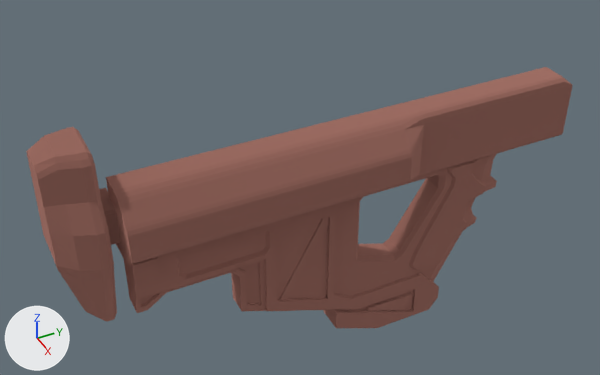
An edit to the Blender file projects/futuristicGUN/futuristicGUN.blend, drawn before and after from the same camera.
Before and after are seen from a 50 mm camera at (4.55, -5.3, 3.42) aimed at (-0.16, -2.96, -0.14). Lighting does not change. The marker at lower left points along +X, +Y and +Z.
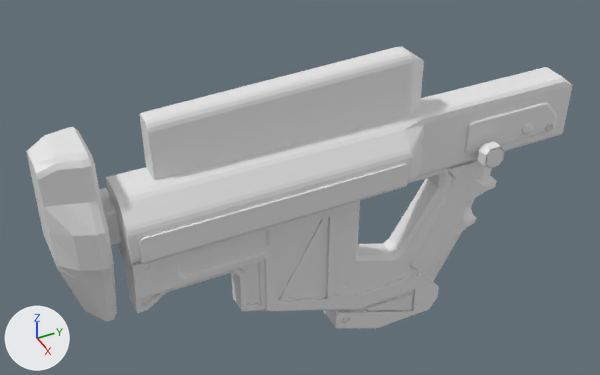
The edits, one by one:
me_cube_005 is used by ob_cube_004; location (0.779, -2.587, 0.189); scale (1.0, 6.02, 0.905).
me_cube_005 had 68 vertices, 63 faces and spanned x -0.795..-0.386, y -0.305..0.308, z -0.305..0.305.
me_cube_005 now has 196 vertices, 171 faces and spans x -0.795..-0.37, y -0.305..0.308, z -0.305..0.305.
me_cube_005 part 1: a new loose piece of 80 vertices spanning x -0.498..-0.37, y -0.295..0.036, z -0.273..0.04.
me_cube_005 part 2: 48 vertices added at x -0.795..-0.386, y -0.302..0.078, z -0.305..0.305.
me_cube_005 part 3: 33 faces spanning x -0.795..-0.386, y -0.305..0.308, z -0.305..0.305 switch from mat_material (brown #a37267) to no material.
me_cube_003 is used by ob_cube_003; location (0.001, -3.664, -0.347); scale (0.691, 1.0, 1.0).
me_cube_003 had 292 vertices, 240 faces and spanned x -0.01..0.35, y -0.73..1.85, z -1.17..0.26.
me_cube_003 now has 330 vertices, 271 faces and spans x -0.01..0.35, y -0.73..1.85, z -1.17..0.26.
me_cube_003 part 4: 1 vertex removed from x 0.35, y -0.55, z 0.19; 39 vertices added at x -0.01..0.35, y -0.73..-0.55, z 0.18..0.26.
me_cube_003 part 5: 230 faces spanning x -0.01..0.35, y -0.73..1.85, z -1.17..0.26 switch from mat_material (brown #a37267) to no material.
me_cube_002 is used by ob_cube_002; location (-0.004, -2.106, -0.619); scale (0.638, 1.0, 1.0).
me_cube_002 had 230 vertices, 199 faces and spanned x 0.0..0.34, y -0.76..0.82, z -0.72..0.53.
me_cube_002 now has 310 vertices, 266 faces and spans x 0.0..0.34, y -0.76..0.82, z -0.72..0.53.
me_cube_002 part 6: 80 vertices added at x 0.0..0.3, y -0.76..-0.01, z -0.54..0.53.
me_cube_002 part 7: 179 faces spanning x 0.0..0.34, y -0.76..0.82, z -0.72..0.53 switch from mat_material (brown #a37267) to no material.
me_cube_001 has 16 vertices, 10 faces and spans x -0.305..0.305, y -0.305..0.305, z -0.349..0.305.
me_cube_001 no longer uses material mat_material (brown #a37267).
me_cube has 80 vertices, 78 faces and spans x -0.445..0.445, y -0.3..0.038, z -1.009..0.371.
me_cube no longer uses material mat_material (brown #a37267).
Mesh me_sphere_001 is new.
It has 552 vertices, 550 faces and spans x -0.088..0.065, y -0.033..0.033, z -0.033..0.033.
Mesh me_cube_007 is new.
It has 182 vertices, 157 faces and spans x 0.209..0.305, y -0.305..0.305, z -0.305..0.305.
Mesh me_cube_009 is new.
It has 105 vertices, 100 faces and spans x -0.051..0.143, y -0.09..0.09, z -0.09..0.09.
Mesh me_sphere_003 is new.
It has 274 vertices, 272 faces and spans x -0.1053..0.0283, y -0.0284..0.0284, z -0.0284..0.0284.
Mesh me_cube_010 is new.
It has 86 vertices, 71 faces and spans x 0.0102..0.0508, y -0.051..0.0545, z -0.0508..0.0512.
Object 'Sphere' (ob_sphere) is new; it shows me_sphere_001.
Its location is (0.22, -2.725, -1.28).
Its rotation in degrees is (-50, -1.3, -3.5).
Its scale is (0.191, 1.0, 1.0).
Object 'Cube.005' (ob_cube_005) is new; it shows me_cube_007.
Its location is (0.111, -1.292, 0.17).
Its scale is (0.457, 1.44, 0.457).
Object 'Cube.006' (ob_cube_006) is new; it shows me_cube_009.
Its location is (0.25, -1.569, 0.043).
Object 'Sphere.001' (ob_sphere_001) is new; it shows a copy of me_sphere_001.
Its location is (0.255, -0.938, 0.081).
Its rotation in degrees is (0.1, 1.9, -3.2).
Its scale is (0.19, 0.993, 0.993).
Object 'Sphere.002' (ob_sphere_002) is new; it shows me_sphere_003.
Its location is (0.262, -1.158, 0.119).
Its scale is (0.384, 1.85, 1.85).
Object 'Cube.007' (ob_cube_007) is new; it shows me_cube_010.
Its location is (-0.062, -3.153, 0.66).
Its scale is (4.53, 19.6, 5.34).

Boxes [x1, y1, x2, y2] around the edits, measured in the pictures (600 x 375 px):
'Cube.007', added: after [140, 47, 424, 180]
'Cube', recoloured (brown to grey): [26, 127, 117, 322] in both
'Cube.005', added: after [465, 102, 557, 153]
'Cube.001', recoloured (brown to grey): [99, 188, 121, 245] in both
'Cube.006', added: after [476, 141, 505, 169]
'Sphere.002', added: after [522, 123, 533, 135]
'Sphere.001', added: after [545, 123, 553, 131]
'Sphere', added: after [342, 316, 350, 323]
part 1 of me_cube_005, added: after [139, 164, 409, 265]
part 2 of me_cube_005, added: after [106, 67, 565, 264]
part 3 of me_cube_005, recoloured (brown to grey): [106, 78, 573, 265] in both
part 4 of me_cube_003, built on: before [132, 258, 159, 286]; after [124, 240, 226, 286]
part 5 of me_cube_003, recoloured (brown to grey): [125, 207, 439, 328] in both
part 6 of me_cube_002, added: after [334, 201, 417, 296]
part 7 of me_cube_002, recoloured (brown to grey): [335, 159, 497, 295] in both
